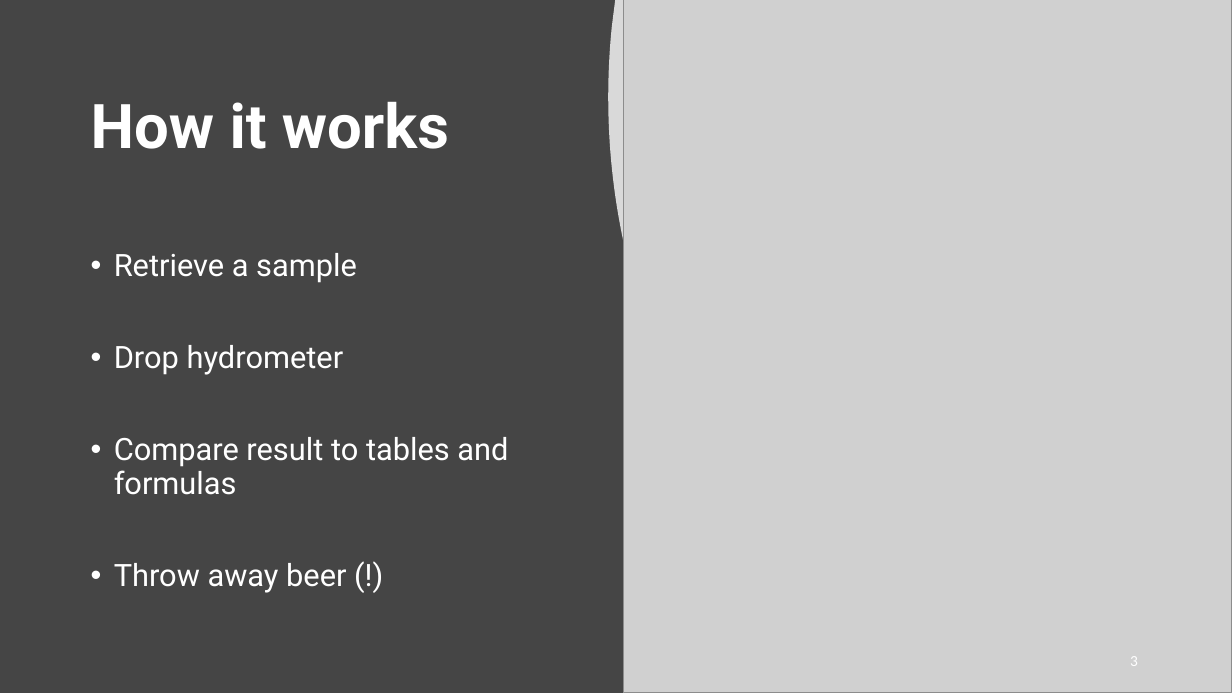
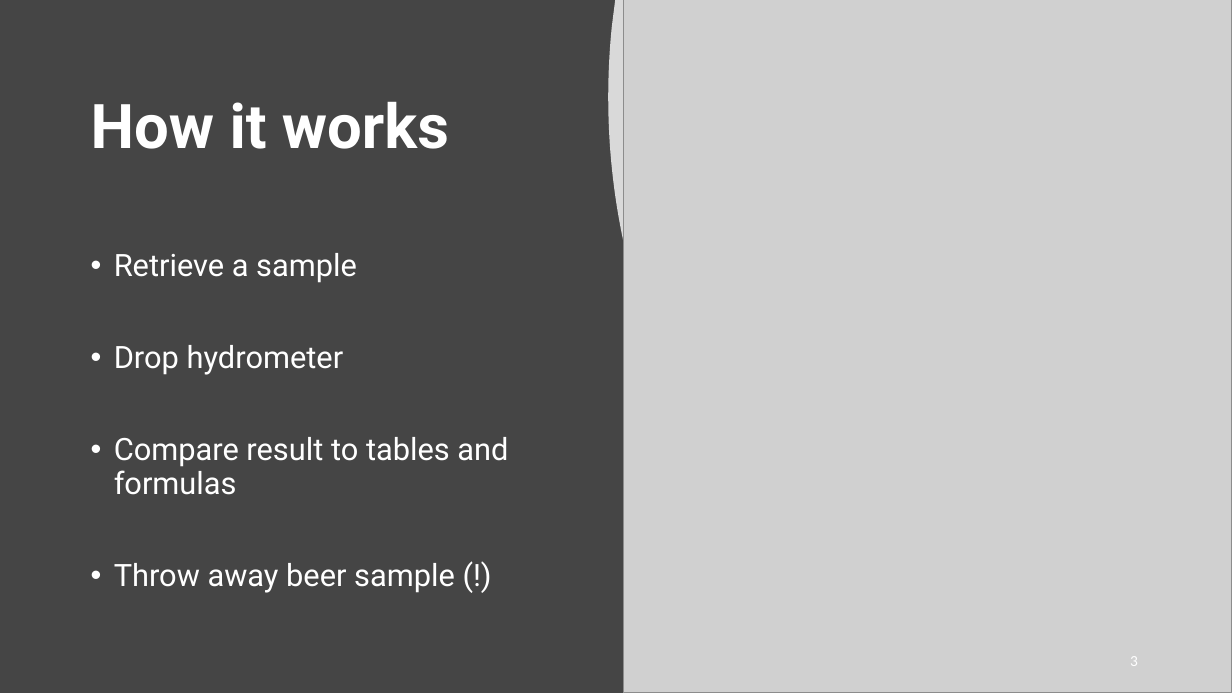
Before and after one commit to gilgoldman/Thesis, a slide deck: slide 3 of Presentation/Thesis.pptx. Drawn at 1232x693 pixels with LibreOffice and Linux fonts; fonts in the diff are those of the drawing; grey boxes stand for pictures. Boxes give left, top, right and bottom in pixels: in the first picture for what was removed or moved away, otherwise in the second. Text is boxed around its words. In the diff, an @@ line names an element or a change of style, - is before the commit and + after.

```diff
--- a/Presentation/Thesis.pptx
+++ b/Presentation/Thesis.pptx
@@ text at <box>114,563,455,593</box>: text changed @@
-• Throw away beer (!)
+• Throw away beer sample (!)
```
Also in this commit, not shown: 1 other slide changed, 1 other file.
